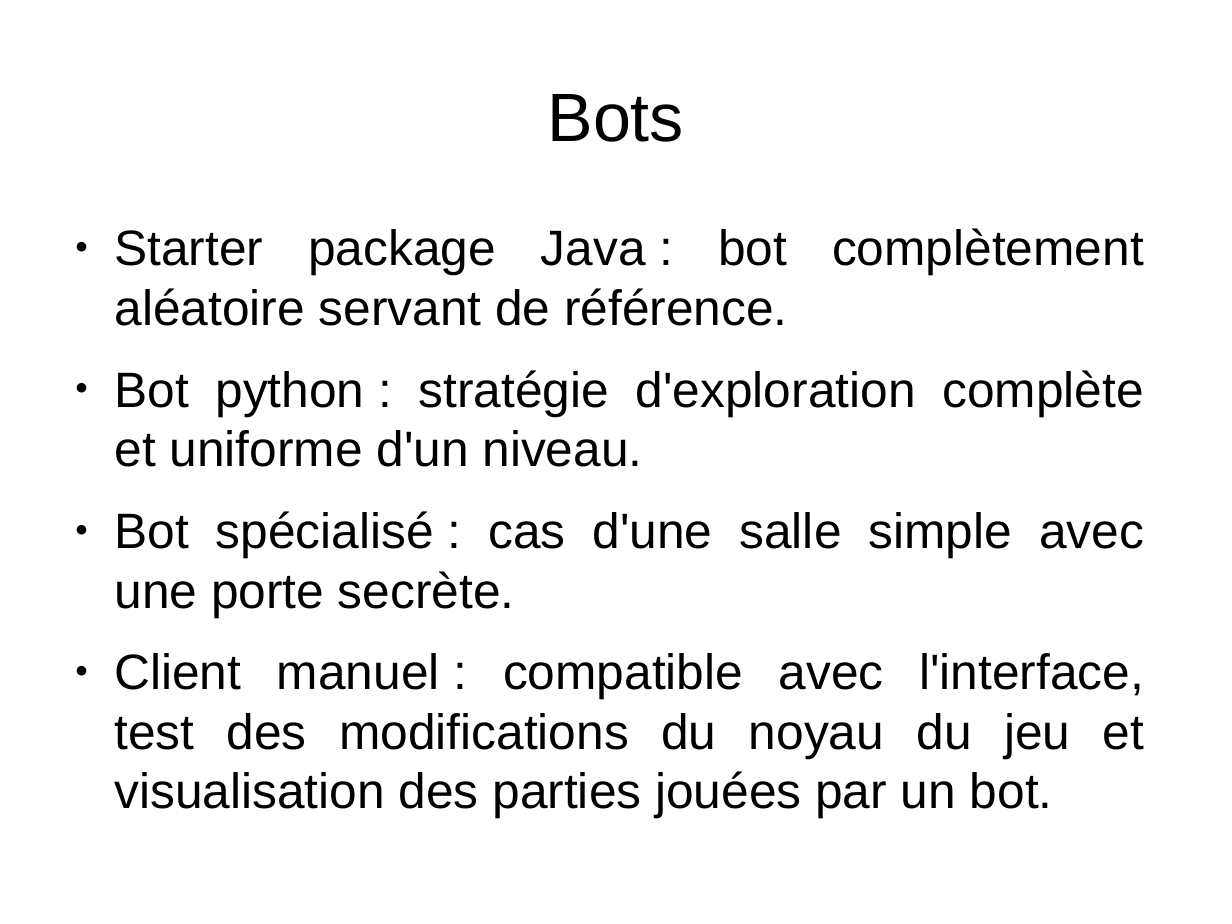
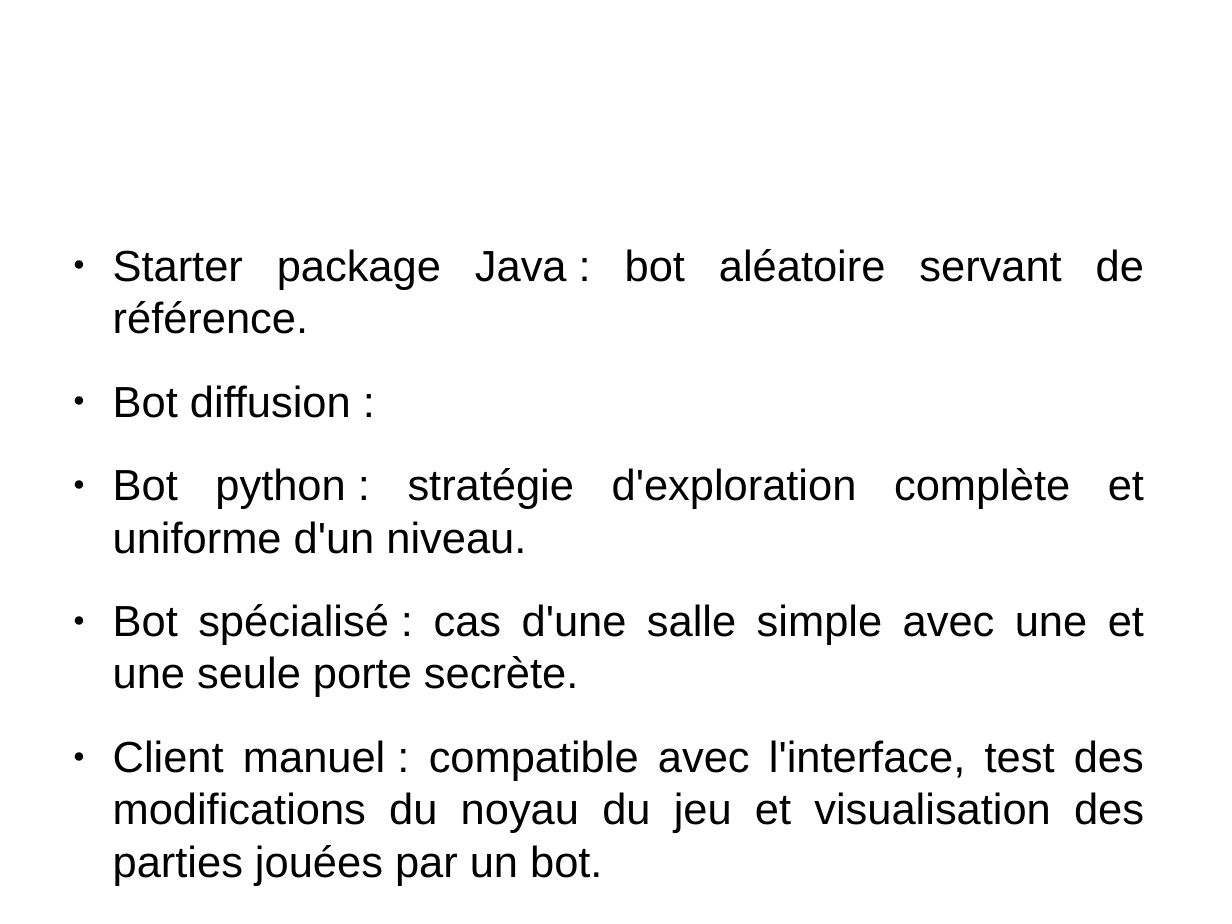
Before and after one commit to medrimonia/PFA-Nethack, a slide deck: slide 9 of papers/soutenance/soutenance.odp. Drawn at 1232x924 pixels with LibreOffice and Linux fonts; fonts in the diff are those of the drawing; background and template pictures are left out. Boxes give left, top, right and bottom in pixels: in the first picture for what was removed or moved away, otherwise in the second. Text is boxed around its words. In the diff, an @@ line names an element or a change of style, - is before the commit and + after.

```diff
--- a/papers/soutenance/soutenance.odp
+++ b/papers/soutenance/soutenance.odp
@@ title "Bots" at bbox=[61, 37, 931, 191]: size 44 to 56.1 pt, text colour #000000 to #FFFFFF; alignment centre to left @@
@@ text "Starter package Java : bot ...": place and size @@
-text "Starter package Java : bot ..." at bbox=[114, 228, 1144, 818]
+text "Starter package Java : bot ..." at bbox=[113, 249, 1144, 886]
@@ text at bbox=[113, 249, 1144, 418]: text changed; size 32 to 28 pt @@
-● Starter package Java : bot complètement aléatoire servant de référence.
+● Starter package Java : bot aléatoire servant de référence.
+● Bot diffusion :
@@ text at bbox=[113, 468, 1144, 886]: size 32 to 28 pt in "Bot python : stratégie d'exploration complète et ...", "Client manuel : compatible avec l'interface, test ..."; more space between paragraphs @@
@@ text at bbox=[113, 604, 1144, 697]: text changed; size 32 to 28 pt @@
-● Bot spécialisé : cas d'une salle simple avec une porte secrète.
+● Bot spécialisé : cas d'une salle simple avec une et une seule porte secrète.
```
Also in this commit, not shown: 16 other slides changed.
